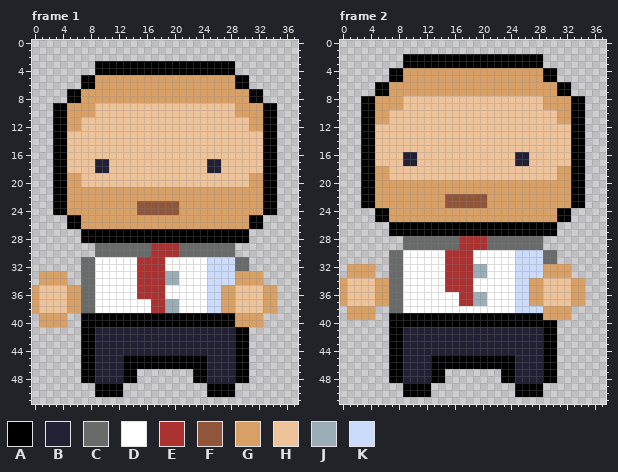
Two versions of one pixel-art file, Assets/Art/Char.aseprite. Above, as it was before the edit.
38x52 pixels, 6 frames. Shown: frame 1, frame 2. The commit also changed other frames, which this record leaves out.
Palette (. is transparent): A #000000  B #222034  C #696a6a  D #ffffff  E #ac3232  F #8f563b  G #d9a066  H #eec39a  J #9badb7  K #cbdbfc
Pixels before, frame 1, first column x 0:
 3 .........AAAAAAAAAAAAAAAAAAAA......
 4 .........AAAAAAAAAAAAAAAAAAAA......
 5 .......AAGGGGGGGGGGGGGGGGGGGGAA....
 6 .......AAGGGGGGGGGGGGGGGGGGGGAA....
 7 .....AAGGGGGGGGGGGGGGGGGGGGGGGGAA..
 8 .....AAGGGGGGGGGGGGGGGGGGGGGGGGAA..
 9 ...AAGGGGHHHHHHHHHHHHHHHHHHHHGGGGAA
10 ...AAGGGGHHHHHHHHHHHHHHHHHHHHGGGGAA
11 ...AAGGHHHHHHHHHHHHHHHHHHHHHHHHGGAA
12 ...AAGGHHHHHHHHHHHHHHHHHHHHHHHHGGAA
13 ...AAHHHHHHHHHHHHHHHHHHHHHHHHHHHHAA
14 ...AAHHHHHHHHHHHHHHHHHHHHHHHHHHHHAA
15 ...AAHHHHHHHHHHHHHHHHHHHHHHHHHHHHAA
16 ...AAHHHHHHHHHHHHHHHHHHHHHHHHHHHHAA
17 ...AAHHHHBBHHHHHHHHHHHHHHBBHHHHHHAA
18 ...AAHHHHBBHHHHHHHHHHHHHHBBHHHHHHAA
19 ...AAGGHHHHHHHHHHHHHHHHHHHHHHHHGGAA
20 ...AAGGHHHHHHHHHHHHHHHHHHHHHHHHGGAA
21 ...AAGGGGGGGGGGGGGGGGGGGGGGGGGGGGAA
22 ...AAGGGGGGGGGGGGGGGGGGGGGGGGGGGGAA
23 ...AAGGGGGGGGGGFFFFFFGGGGGGGGGGGGAA
24 ...AAGGGGGGGGGGFFFFFFGGGGGGGGGGGGAA
25 .....AAGGGGGGGGGGGGGGGGGGGGGGGGAA..
26 .....AAGGGGGGGGGGGGGGGGGGGGGGGGAA..
27 .......AAAAAAAAAAAAAAAAAAAAAAAA....
28 .......AAAAAAAAAAAAAAAAAAAAAAAA....
29 .........CCCCCCCCEEEECCCCCCCC......
30 .........CCCCCCCCEEEECCCCCCCC......
31 .......CCDDDDDDEEEEDDDDDDKKKKCC....
32 .......CCDDDDDDEEEEDDDDDDKKKKCC....
33 .GGGG..CCDDDDDDEEEEJJDDDDKKKKGGGG..
34 .GGGG..CCDDDDDDEEEEJJDDDDKKKKGGGG..
35 GHHHHGGCCDDDDDDEEEEDDDDDDKKGGHHHHGG
36 GHHHHGGCCDDDDDDEEEEDDDDDDKKGGHHHHGG
37 GHHHHGGCCDDDDDDDDEEJJDDDDKKGGHHHHGG
38 GHHHHGGCCDDDDDDDDEEJJDDDDKKGGHHHHGG
39 .GGGG..AAAAAAAAAAAAAAAAAAAAAAGGGG..
40 .GGGG..AAAAAAAAAAAAAAAAAAAAAAGGGG..
41 .......AABBBBBBBBBBBBBBBBBBBBAA....
42 .......AABBBBBBBBBBBBBBBBBBBBAA....
43 .......AABBBBBBBBBBBBBBBBBBBBAA....
44 .......AABBBBBBBBBBBBBBBBBBBBAA....
45 .......AABBBBAAAAAAAAAAAABBBBAA....
46 .......AABBBBAAAAAAAAAAAABBBBAA....
47 .......AABBBBAA........AABBBBAA....
48 .......AABBBBAA........AABBBBAA....
49 .........AAAA............AAAA......
50 .........AAAA............AAAA......
Pixels before, frame 2, first column x 0:
 2 .........AAAAAAAAAAAAAAAAAAAA......
 3 .........AAAAAAAAAAAAAAAAAAAA......
 4 .......AAGGGGGGGGGGGGGGGGGGGGAA....
 5 .......AAGGGGGGGGGGGGGGGGGGGGAA....
 6 .....AAGGGGGGGGGGGGGGGGGGGGGGGGAA..
 7 .....AAGGGGGGGGGGGGGGGGGGGGGGGGAA..
 8 ...AAGGGGHHHHHHHHHHHHHHHHHHHHGGGGAA
 9 ...AAGGGGHHHHHHHHHHHHHHHHHHHHGGGGAA
10 ...AAGGHHHHHHHHHHHHHHHHHHHHHHHHGGAA
11 ...AAGGHHHHHHHHHHHHHHHHHHHHHHHHGGAA
12 ...AAHHHHHHHHHHHHHHHHHHHHHHHHHHHHAA
13 ...AAHHHHHHHHHHHHHHHHHHHHHHHHHHHHAA
14 ...AAHHHHHHHHHHHHHHHHHHHHHHHHHHHHAA
15 ...AAHHHHHHHHHHHHHHHHHHHHHHHHHHHHAA
16 ...AAHHHHBBHHHHHHHHHHHHHHBBHHHHHHAA
17 ...AAHHHHBBHHHHHHHHHHHHHHBBHHHHHHAA
18 ...AAGGHHHHHHHHHHHHHHHHHHHHHHHHGGAA
19 ...AAGGHHHHHHHHHHHHHHHHHHHHHHHHGGAA
20 ...AAGGGGGGGGGGGGGGGGGGGGGGGGGGGGAA
21 ...AAGGGGGGGGGGGGGGGGGGGGGGGGGGGGAA
22 ...AAGGGGGGGGGGFFFFFFGGGGGGGGGGGGAA
23 ...AAGGGGGGGGGGFFFFFFGGGGGGGGGGGGAA
24 .....AAGGGGGGGGGGGGGGGGGGGGGGGGAA..
25 .....AAGGGGGGGGGGGGGGGGGGGGGGGGAA..
26 .......AAAAAAAAAAAAAAAAAAAAAAAA....
27 .......AAAAAAAAAAAAAAAAAAAAAAAA....
28 .........CCCCCCCCEEEECCCCCCCC......
29 .........CCCCCCCCEEEECCCCCCCC......
30 .......CCDDDDDDEEEEDDDDDDKKKKCC....
31 .......CCDDDDDDEEEEDDDDDDKKKKCC....
32 .GGGG..CCDDDDDDEEEEJJDDDDKKKKGGGG..
33 .GGGG..CCDDDDDDEEEEJJDDDDKKKKGGGG..
34 GHHHHGGCCDDDDDDEEEEDDDDDDKKGGHHHHGG
35 GHHHHGGCCDDDDDDEEEEDDDDDDKKGGHHHHGG
36 GHHHHGGCCDDDDDDDDEEJJDDDDKKGGHHHHGG
37 GHHHHGGCCDDDDDDDDEEJJDDDDKKGGHHHHGG
38 .GGGG..CCDDDDDDDDDDDDDDDDKKKKGGGG..
39 .GGGG..AAAAAAAAAAAAAAAAAAAAAAGGGG..
40 .......AAAAAAAAAAAAAAAAAAAAAAAA....
41 .......AABBBBBBBBBBBBBBBBBBBBAA....
42 .......AABBBBBBBBBBBBBBBBBBBBAA....
43 .......AABBBBBBBBBBBBBBBBBBBBAA....
44 .......AABBBBBBBBBBBBBBBBBBBBAA....
45 .......AABBBBAAAAAAAAAAAABBBBAA....
46 .......AABBBBAAAAAAAAAAAABBBBAA....
47 .......AABBBBAA........AABBBBAA....
48 .......AABBBBAA........AABBBBAA....
49 .........AAAA............AAAA......
50 .........AAAA............AAAA......
And afterwards:
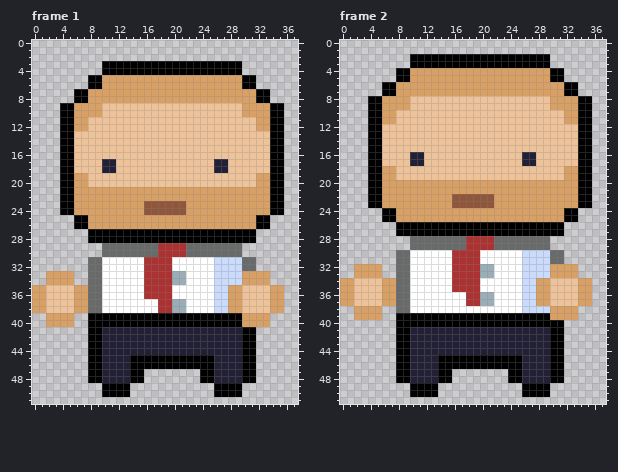
Changes in this commit:
Changed rows in their new state; - is an unchanged pixel.
Frame 1:
first column x 1:
 3 --------.-------------------A------
 4 --------.-------------------A------
 5 ------.-A-------------------G-A----
 6 ------.-A-------------------G-A----
 7 ----.-A-----------------------G-A--
 8 ----.-A-----------------------G-A--
 9 --.-A---G-------------------H---G-A
10 --.-A---G-------------------H---G-A
11 --.-A-G-----------------------H-G-A
12 --.-A-G-----------------------H-G-A
13 --.-A---------------------------H-A
14 --.-A---------------------------H-A
15 --.-A---------------------------H-A
16 --.-A---------------------------H-A
17 --.-A---H-B-------------H-B-----H-A
18 --.-A---H-B-------------H-B-----H-A
19 --.-A-G-----------------------H-G-A
20 --.-A-G-----------------------H-G-A
21 --.-A---------------------------G-A
22 --.-A---------------------------G-A
23 --.-A---------G-----F-----------G-A
24 --.-A---------G-----F-----------G-A
25 ----.-A-----------------------G-A--
26 ----.-A-----------------------G-A--
27 ------.-----------------------A----
28 ------.-----------------------A----
29 --------.-------C---E-------C------
30 --------.-------C---E-------C------
31 ------.-C-----D---E-----D---K-C----
32 ------.-C-----D---E-----D---K-C----
33 .---G-.-C-----D---E-J---D---K---G--
34 .---G-.-C-----D---E-J---D---K---G--
35 G---H-G-C-----D---E-----D-K-G---H-G
36 G---H-G-C-----D---E-----D-K-G---H-G
37 G---H-G-C-------D-E-J---D-K-G---H-G
38 G---H-G-C-------D-E-J---D-K-G---H-G
39 .---G-.---------------------A---G--
40 .---G-.---------------------A---G--
41 ------.-A-------------------B-A----
42 ------.-A-------------------B-A----
43 ------.-A-------------------B-A----
44 ------.-A-------------------B-A----
45 ------.-A---B-----------A---B-A----
46 ------.-A---B-----------A---B-A----
47 ------.-A---B-A-------.-A---B-A----
48 ------.-A---B-A-------.-A---B-A----
49 --------.---A-----------.---A------
50 --------.---A-----------.---A------
Frame 2:
first column x 1:
 2 --------.-------------------A------
 3 --------.-------------------A------
 4 ------.-A-------------------G-A----
 5 ------.-A-------------------G-A----
 6 ----.-A-----------------------G-A--
 7 ----.-A-----------------------G-A--
 8 --.-A---G-------------------H---G-A
 9 --.-A---G-------------------H---G-A
10 --.-A-G-----------------------H-G-A
11 --.-A-G-----------------------H-G-A
12 --.-A---------------------------H-A
13 --.-A---------------------------H-A
14 --.-A---------------------------H-A
15 --.-A---------------------------H-A
16 --.-A---H-B-------------H-B-----H-A
17 --.-A---H-B-------------H-B-----H-A
18 --.-A-G-----------------------H-G-A
19 --.-A-G-----------------------H-G-A
20 --.-A---------------------------G-A
21 --.-A---------------------------G-A
22 --.-A---------G-----F-----------G-A
23 --.-A---------G-----F-----------G-A
24 ----.-A-----------------------G-A--
25 ----.-A-----------------------G-A--
26 ------.-----------------------A----
27 ------.-----------------------A----
28 --------.-------C---E-------C------
29 --------.-------C---E-------C------
30 ------.-C-----D---E-----D---K-C----
31 ------.-C-----D---E-----D---K-C----
32 .---G-.-C-----D---E-J---D---K---G--
33 .---G-.-C-----D---E-J---D---K---G--
34 G---H-G-C-----D---E-----D-K-G---H-G
35 G---H-G-C-----D---E-----D-K-G---H-G
36 G---H-G-C-------D-E-J---D-K-G---H-G
37 G---H-G-C-------D-E-J---D-K-G---H-G
38 .---G-.-C---------------D---K---G--
39 .---G-.---------------------A---G--
40 ------.-----------------------A----
41 ------.-A-------------------B-A----
42 ------.-A-------------------B-A----
43 ------.-A-------------------B-A----
44 ------.-A-------------------B-A----
45 ------.-A---B-----------A---B-A----
46 ------.-A---B-----------A---B-A----
47 ------.-A---B-A-------.-A---B-A----
48 ------.-A---B-A-------.-A---B-A----
49 --------.---A-----------.---A------
50 --------.---A-----------.---A------
Where, in picture pixels (left, top, right, bottom), the same in both pictures:
changed: (39, 61, 284, 397)
changed: (347, 54, 592, 397)
